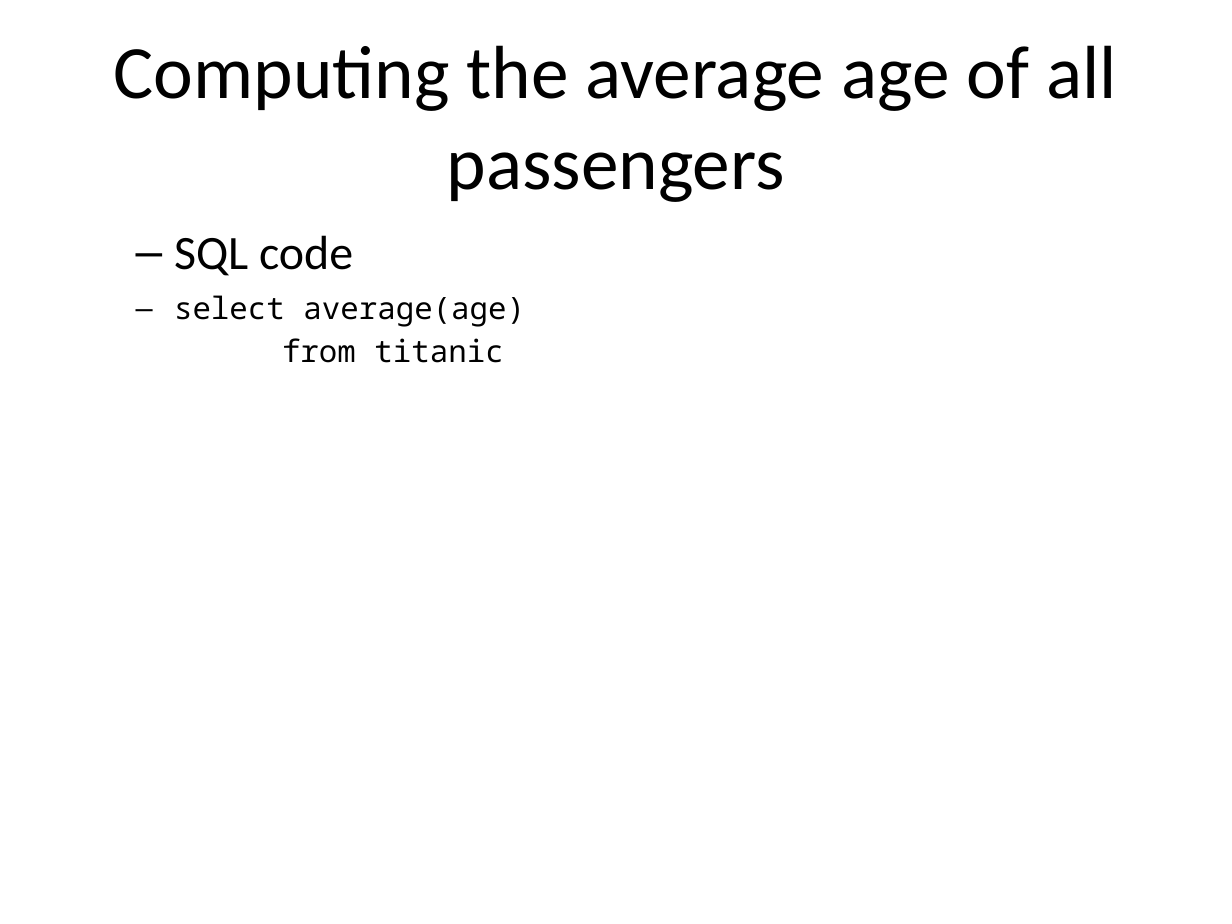
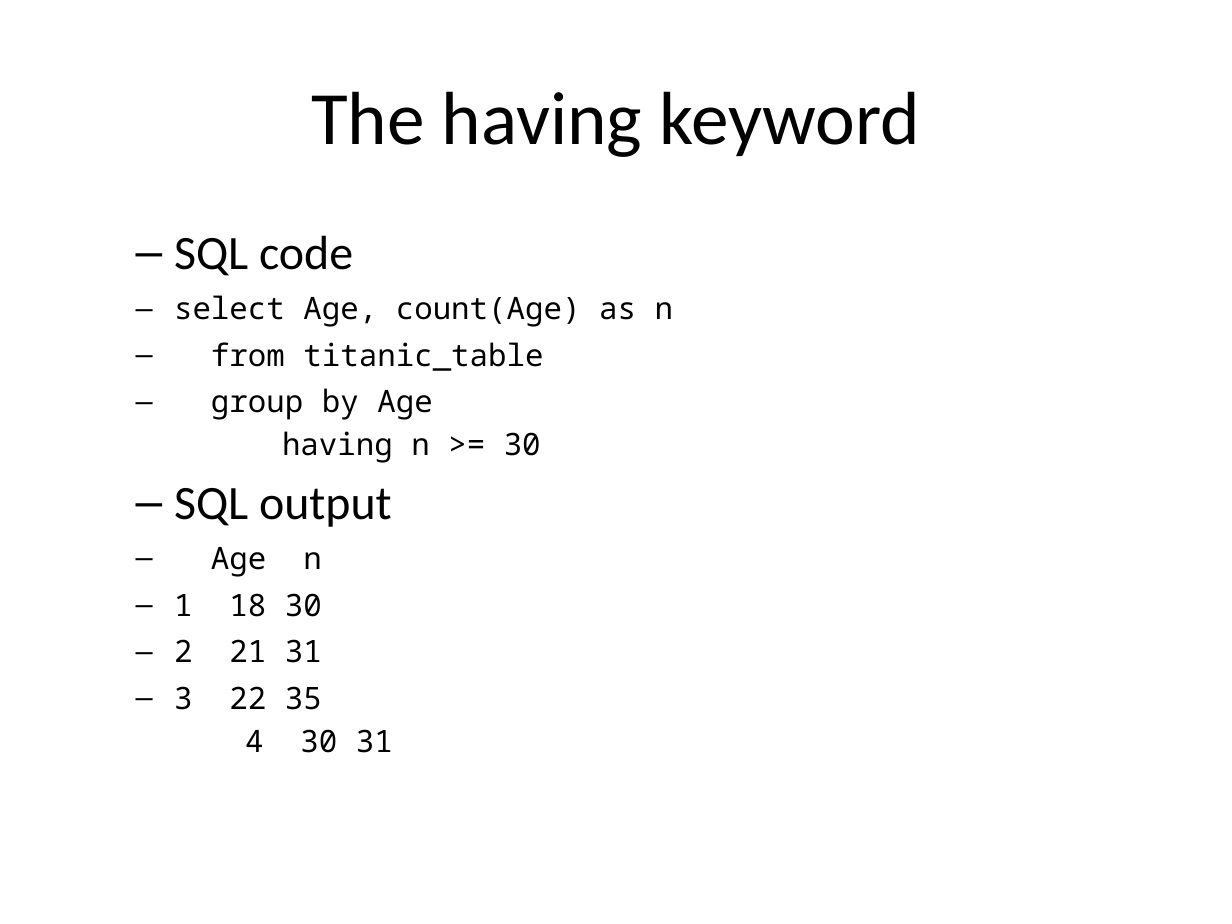
Before and after one commit to pmean/introduction-to-sql, a slide deck: slide 17 of src/stats.pptx (slide 18 before the commit). Drawn at 1232x924 pixels with LibreOffice and Linux fonts; fonts in the diff are those of the drawing. Boxes give left, top, right and bottom in pixels: in the first picture for what was removed or moved away, otherwise in the second. Text is boxed around its words. In the diff, an @@ line names an element or a change of style, - is before the commit and + after.

Commit message:
having keyword in stats.Rmd

```diff
--- a/src/stats.pptx
+++ b/src/stats.pptx
@@ title at bbox=[311, 91, 920, 157]: text changed @@
-Computing the average age of all passengers
+The having keyword
@@ text at bbox=[174, 295, 673, 753]: text changed @@
-select average(age)
-from titanic
+select Age, count(Age) as n
+from titanic_table
+group by Age
+having n >= 30
+  – SQL output
+Age n
+1 18 30
+2 21 31
+3 22 35
+4 30 31
```
Also in this commit, not shown: 1 other slide changed, 1 slide added, 2 slides removed, 1 other file.
